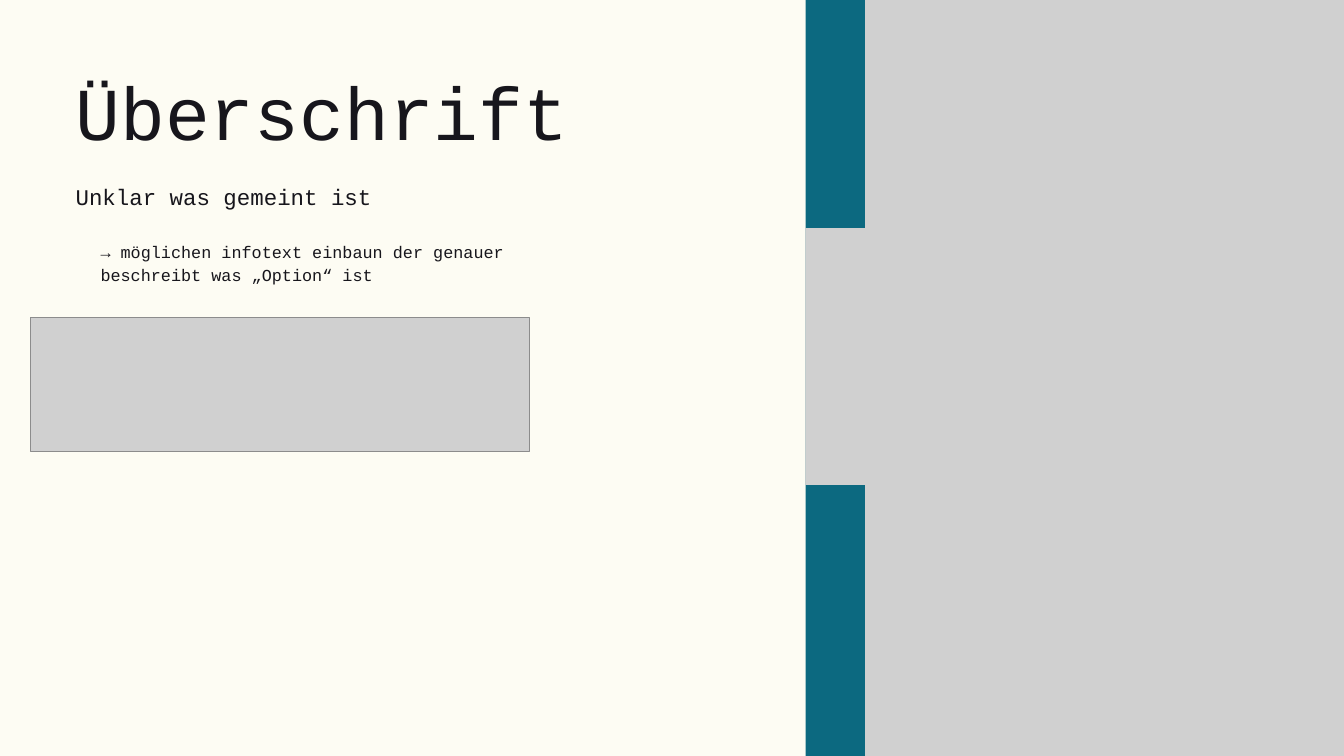
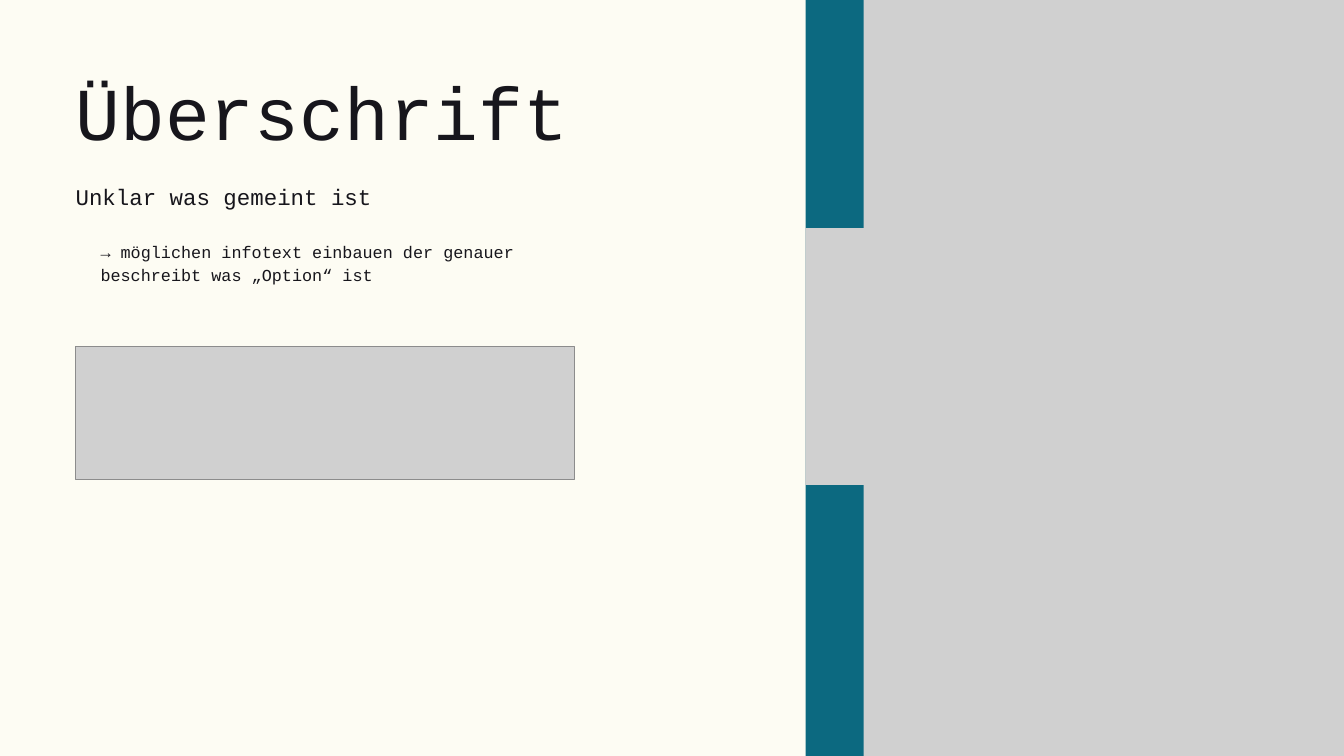
Before and after one commit to ABEL003/Studium, a slide deck: slide 3 of 2.Semester/Informationen/Präsi_BTA_KIRA_B50_Simon_Feldmann.pptx (slide 4 before the commit). Drawn at 1344x756 pixels with LibreOffice and Linux fonts; fonts in the diff are those of the drawing; grey boxes stand for pictures. Boxes give left, top, right and bottom in pixels: in the first picture for what was removed or moved away, otherwise in the second. Text is boxed around its words. In the diff, an @@ line names an element or a change of style, - is before the commit and + after.

```diff
--- a/2.Semester/Informationen/Präsi_BTA_KIRA_B50_Simon_Feldmann.pptx
+++ b/2.Semester/Informationen/Präsi_BTA_KIRA_B50_Simon_Feldmann.pptx
@@ picture at <box>864,0,1344,756</box>: outline redrawn @@
@@ text at <box>101,246,514,285</box>: text changed @@
-→ möglichen infotext einbaun der genauer beschreibt was „Option“ ist
+→ möglichen infotext einbauen der genauer beschreibt was „Option“ ist
@@ picture: place and size @@
-picture at <box>31,317,530,451</box>
+picture at <box>76,346,575,480</box>
```
Also in this commit, not shown: 1 other slide changed, 6 slides added, 7 slides removed, 22 other files.
